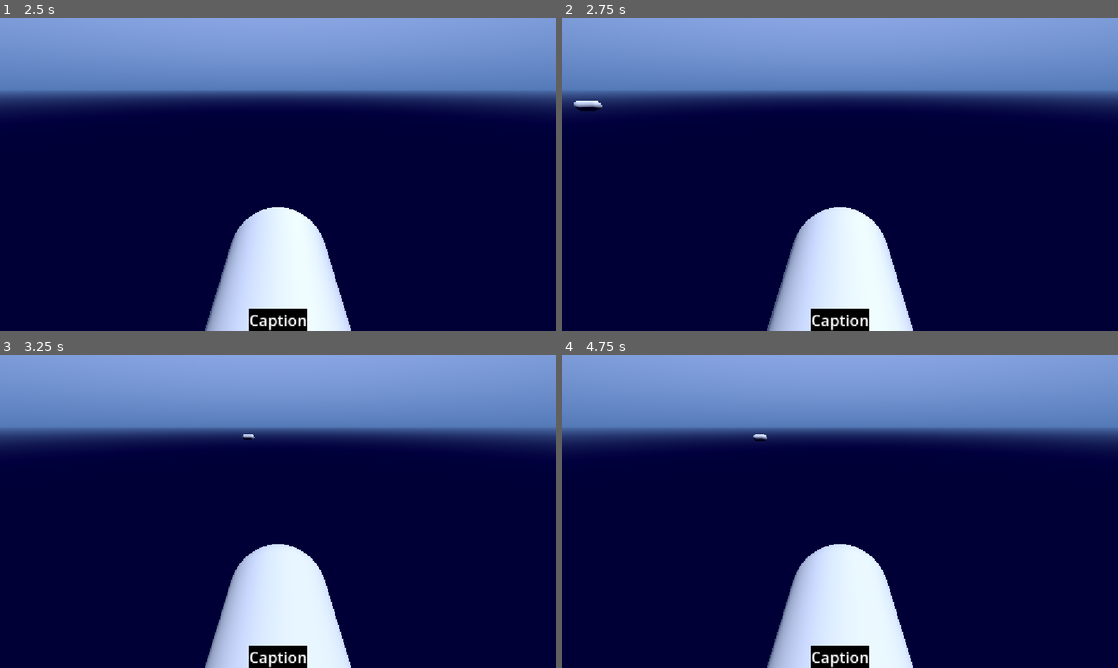
Above: before the commit, frames 1-4 (two rows, left to right).
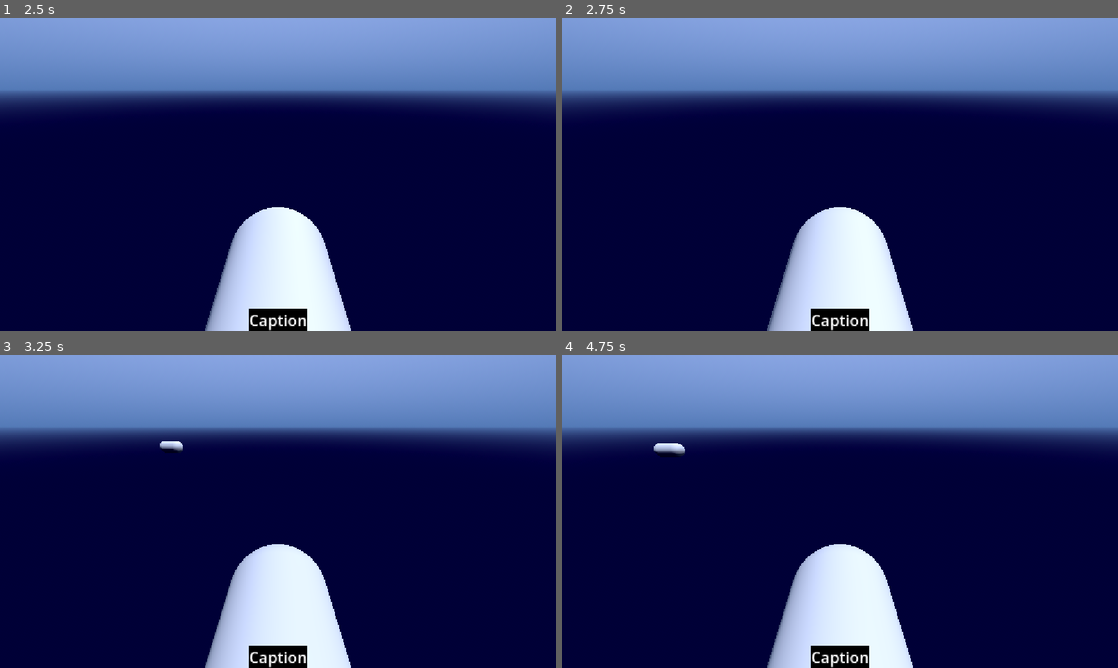
Above: after the commit, the same moments.

Repository: PeterDrake/yachtsinkers
Game: Godot game, scene res://yachtsinkers.tscn
Two runs of this game, one before a commit and one after it. Both use one fixed random seed, a clock stepped at 60 frames per second and the inputs below. Sound files missing from this copy of the repository are replaced by a short silence.
Inputs:
- Up to frame 1 (2.5 s): tap Enter (ui_accept) at 0.5, 0.77, 1.25, 1.52 s; hold Up (forward) 0.53-2.03 s; tap Space (space) at 0.6, 1.55, 2.1 s; tap 1 (bite, bound only after the commit) at 0.8, 1.35, 2.3 s; hold Left (left) from 2.03 s (still down)
- Up to frame 2 (2.75 s): keep holding Left (left)
- Up to frame 3 (3.25 s): keep holding Left (left); tap 1 (bite, bound only after the commit) at 2.85 s; tap Enter (ui_accept) at 3.02 s; tap Space (space) at 3.05 s
- Up to frame 4 (4.75 s): release Left (left) at 3.53 s; hold Down (ui_down) 3.53-4.28 s; tap Space (space) at 3.6, 4.55 s; tap Enter (ui_accept) at 3.77, 4.25, 4.52 s; tap 1 (bite, bound only after the commit) at 3.8, 4.35 s; hold Right (right) from 4.28 s (still down)

Frame 1 is identical in both runs. In frame 2, 0.1% of the frame differs, in the area x 2-8%, y 26-30%; in frame 3, 0.2%; in frame 4, 0.3%, in the area x 16-37%, y 25-33%.
Error in both runs: Out of bounds get index '0' (on base: 'PackedStringArray') (res://speech.gd:3)

Commit message:
You can bite the rudder

Diff:
--- a/orca.gd
+++ b/orca.gd
@@ -8,7 +8,11 @@
 func play_dialog():
 	$OrcaSound.play()
 	speech.say(text)
-	player.ram_damage += 1
+	var my_name = name.substr(0, name.find("Orca"))
+	if my_name == "Delilah":
+		player.ram_damage = 2
+	elif my_name == "Phil":
+		player.bite_enabled = true
 	await get_tree().create_timer(2.0).timeout
 	queue_free()
 
--- a/player.gd
+++ b/player.gd
@@ -5,9 +5,13 @@
 
 var degrees := 0
 var health := 5
+
 var ram_damage := 1
+var bite_enabled := false
 
 @onready var speech := get_node("/root/YachtSinkers/Speech")
+@onready var yacht := get_node("/root/YachtSinkers/Yacht")
+@onready var rudder := get_node("/root/YachtSinkers/Yacht/RudderSound")
 
 func _physics_process(delta: float) -> void:
 	var rotation_input := Input.get_axis("left", "right")
@@ -44,8 +48,13 @@
 
 func _process(_delta: float) -> void:
 	if Input.is_action_just_pressed("space"):
-		#speech.say("EchoLocating", true)
 		$SonarSound.play()
 		var count = $ShapeCast3D.get_collision_count()
 		for i in range(count):
 			$ShapeCast3D.get_collider(i).sonar_return()
+	elif Input.is_action_just_pressed("bite") and bite_enabled and rudder.visible and \
+			position.distance_to(rudder.global_position) < 3:
+		print(position.distance_to(rudder.global_position))
+		print(rudder.visible)
+		$BiteSound.play()
+		yacht.receive_bite()
--- a/player.tscn
+++ b/player.tscn
@@ -36,3 +36,6 @@
 
 [node name="CollisionSound" type="AudioStreamPlayer3D" parent="." unique_id=1863250029]
 stream = ExtResource("3_i3pqv")
+
+[node name="BiteSound" type="AudioStreamPlayer3D" parent="." unique_id=1474880397]
+stream = ExtResource("3_i3pqv")
--- a/project.godot
+++ b/project.godot
@@ -63,6 +63,11 @@
 , Object(InputEventKey,"resource_local_to_scene":false,"resource_name":"","device":-1,"window_id":0,"alt_pressed":false …(183 unchanged characters)…
 ]
 }
+bite={
+"deadzone": 0.2,
+"events": [Object(InputEventKey,"resource_local_to_scene":false,"resource_name":"","device":-1,"window_id":0,"alt_pressed":false,"shift_pressed":false,"ctrl_pressed":false,"meta_pressed":false,"pressed":false,"keycode":0,"physical_keycode":49,"key_label":0,"unicode":49,"location":0,"echo":false,"script":null)
+]
+}
 
 [physics]
 
--- a/yacht.gd
+++ b/yacht.gd
@@ -6,14 +6,14 @@
 var health := 5
 var waypoint_index = 0
 var sinking := false
+var speed := 150
 
-const SPEED := 150
 const WAYPOINTS := [Vector3(-20, 0, -20), Vector3(-20, 0, 20), Vector3(20, 0, 20), Vector3(20, 0, -20)]
 
 func _physics_process(delta: float) -> void:
 	if not sinking:
 		var destination = WAYPOINTS[waypoint_index]
-		velocity = position.direction_to(destination) * SPEED * delta
+		velocity = position.direction_to(destination) * speed * delta
 		look_at(destination)
 		if position.distance_to(destination) < 1:
 			waypoint_index = (waypoint_index + 1) % len(WAYPOINTS)
@@ -40,6 +40,10 @@
 		else:
 			speech.say("Yacht health: " + str(health))
 
+func receive_bite() -> void:
+	$RudderSound.visible = false
+	speed = 75
+
 func sonar_return() -> void:
 	var distance := position.distance_to(player.position)
 	await get_tree().create_timer(distance / 10.0).timeout
--- a/yacht.tscn
+++ b/yacht.tscn
@@ -22,12 +22,13 @@
 mesh = SubResource("BoxMesh_dcxyd")
 
 [node name="RudderSound" type="AudioStreamPlayer3D" parent="." unique_id=1659163169]
-transform = Transform3D(-1, 0, 8.742278e-08, 0, 1, 0, -8.742278e-08, 0, -1, 0, 0, 0.99174535)
+transform = Transform3D(-1, 0, 8.742278e-08, 0, 1, 0, -8.742278e-08, 0, -1, 0, 0, 1.8778776)
 stream = ExtResource("2_h6xxa")
-attenuation_model = 1
+attenuation_model = 3
 unit_size = 5.0
 autoplay = true
-emission_angle_enabled = true
+max_distance = 4.0
+bus = &"rudder"
 emission_angle_degrees = 36.0
 emission_angle_filter_attenuation_db = -70.0
 
--- a/yachtsinkers.tscn
+++ b/yachtsinkers.tscn
@@ -72,7 +72,7 @@
 horizontal_alignment = 1
 vertical_alignment = 1
 
-[node name="DellilahOrca" parent="." unique_id=1879044386 instance=ExtResource("6_o76c1")]
+[node name="DelilahOrca" parent="." unique_id=1879044386 instance=ExtResource("6_o76c1")]
 transform = Transform3D(1, 0, 0, 0, 1, 0, 0, 0, 1, 9.528457, 0, 8.739593)
 text = "GLADIS: Get in, loser. We're going YachtSinking.
 DELILAH: Schweet.
@@ -81,8 +81,8 @@
 Your ram damage is now increased."
 
 [node name="PhilOrca" parent="." unique_id=213966905 instance=ExtResource("6_o76c1")]
-transform = Transform3D(1, 0, 0, 0, 1, 0, 0, 0, 1, -31.856575, 0, 6.070155)
+transform = Transform3D(1, 0, 0, 0, 1, 0, 0, 0, 1, -14.243284, 0, 6.214802)
 text = "GLADIS: Phil, I need to slow these yachts down.
 PHIL: You could try biting the rudder.
 GLADIS: How would I do that?
-PHIL: Get behind the yacht. When you hear the rudder splashing, press B."
+PHIL: Get behind the yacht. When you hear the rudder splashing, press 1."
